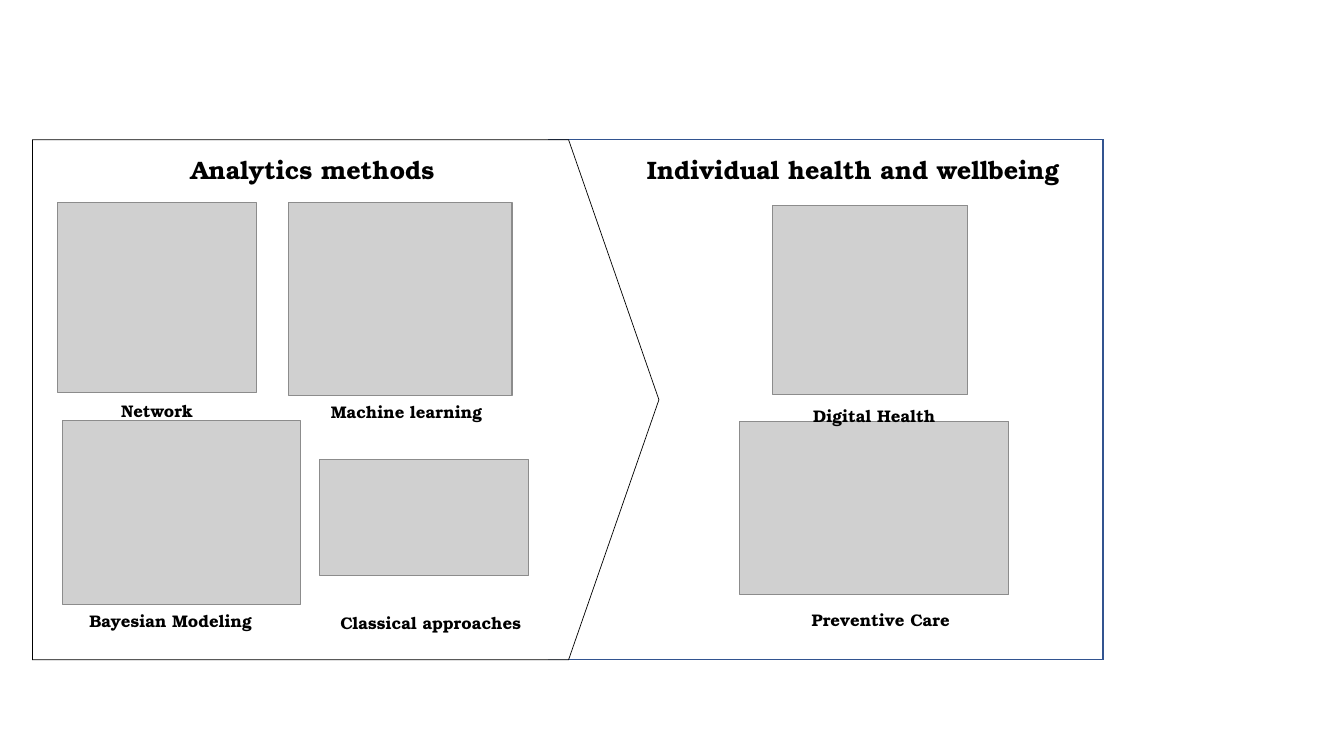
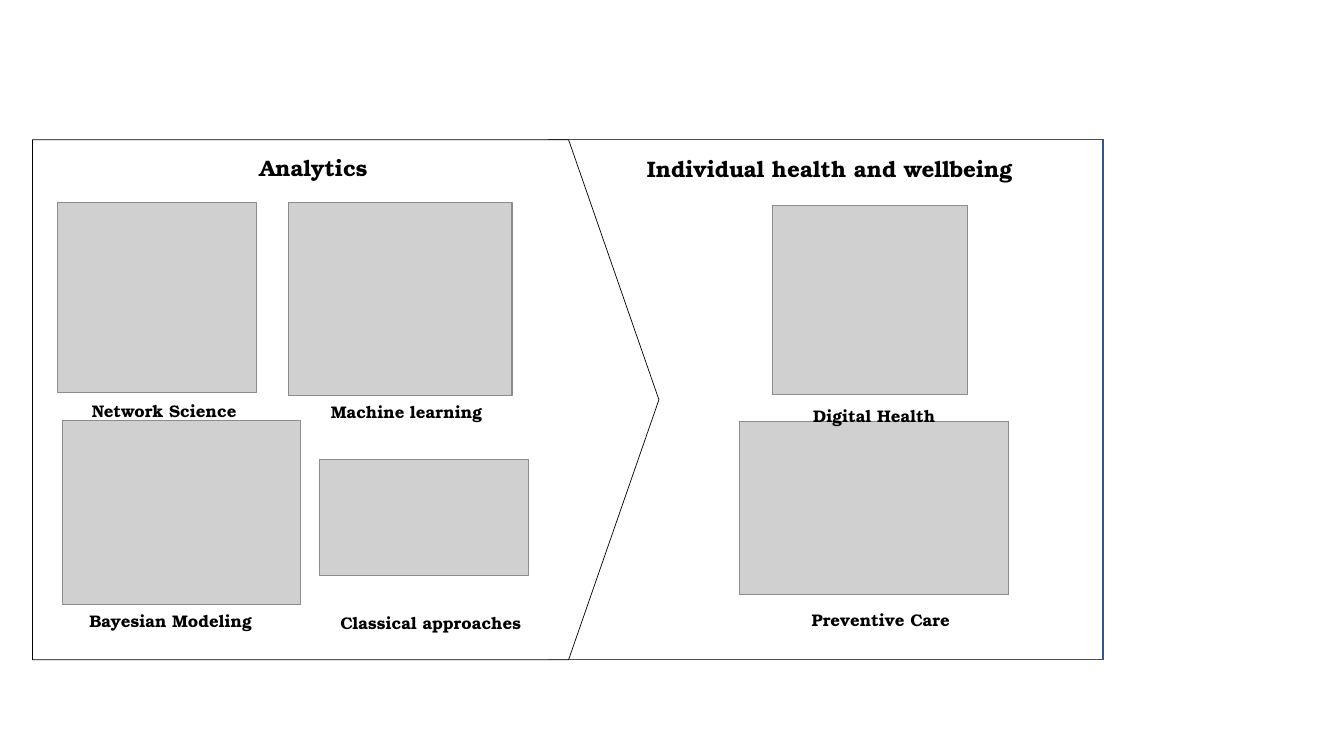
Before and after one commit to KarAnalytics/academicpages.github.io, a slide deck: slide 1 of files/Health_analytics.pptx. Drawn at 1344x756 pixels with LibreOffice and Linux fonts; fonts in the diff are those of the drawing; grey boxes stand for pictures. Boxes give left, top, right and bottom in pixels: in the first picture for what was removed or moved away, otherwise in the second. Text is boxed around its words. In the diff, an @@ line names an element or a change of style, - is before the commit and + after.

```diff
--- a/files/Health_analytics.pptx
+++ b/files/Health_analytics.pptx
@@ text at box(259, 159, 367, 181): text changed; size 18 to 16 pt @@
-Analytics methods
+Analytics
@@ text "Individual health and wellbeing" at box(647, 160, 1012, 183): size 18 to 16 pt @@
@@ text "Network Science" rewrapped from box(121, 405, 193, 422) to box(92, 404, 236, 422) @@
```
Also in this commit, not shown: 1 slide added, 4 other files.
